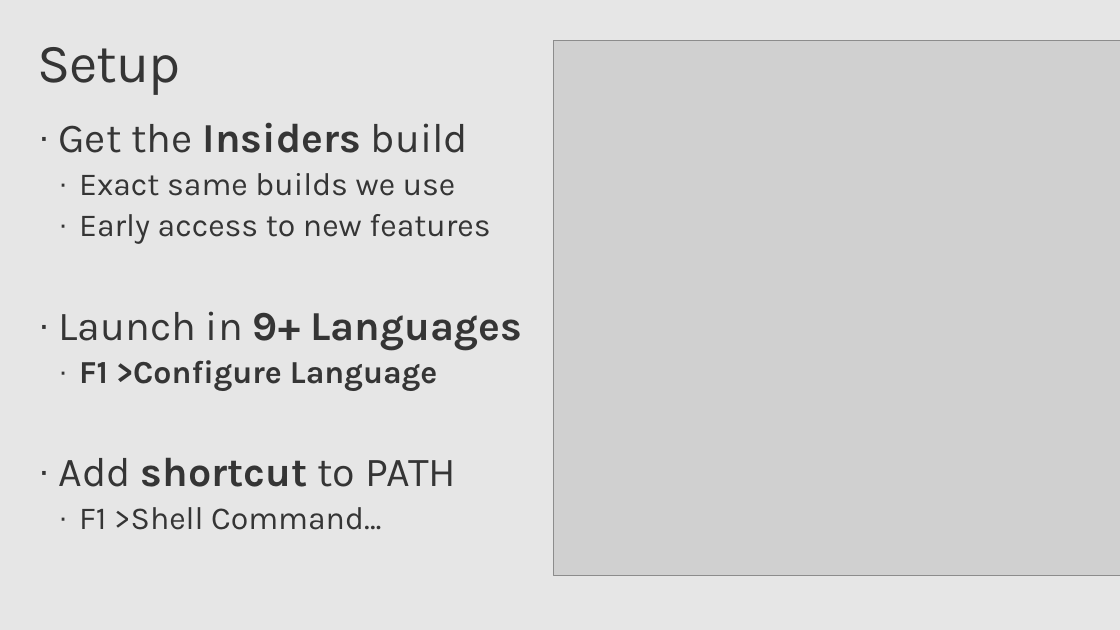
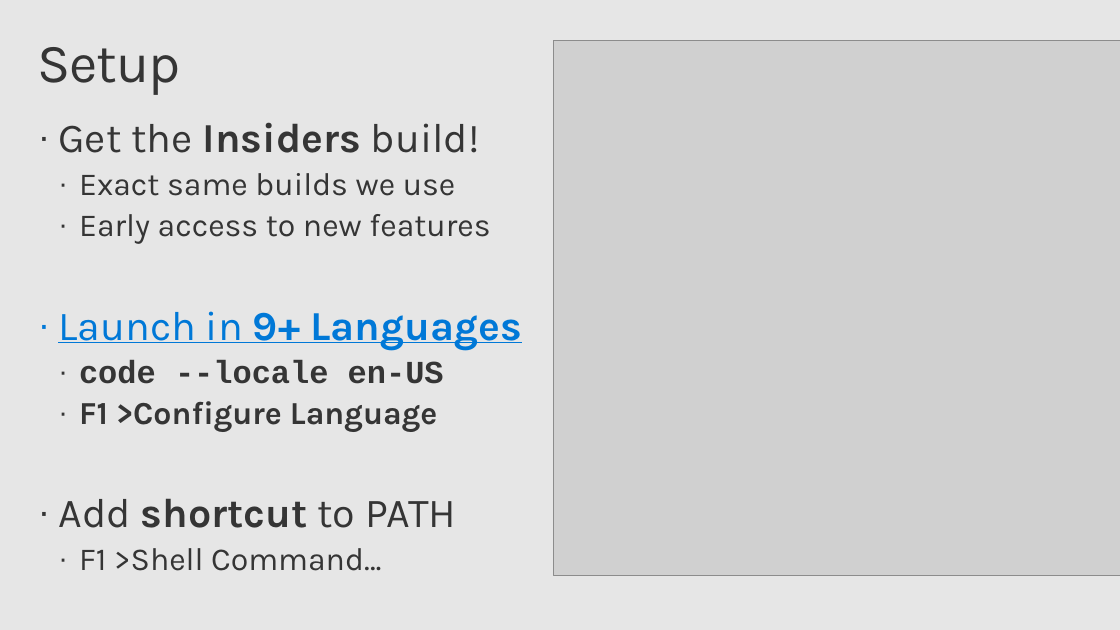
Before and after one commit to chrisdias/ignite2017, a slide deck: slide 4 of THR3028R.chrisdias.vscodetipstricks.pptx. Drawn at 1120x630 pixels with LibreOffice and Linux fonts; fonts in the diff are those of the drawing; grey boxes stand for pictures; background and template pictures are left out. Boxes give left, top, right and bottom in pixels: in the first picture for what was removed or moved away, otherwise in the second. Text is boxed around its words. In the diff, an @@ line names an element or a change of style, - is before the commit and + after.

```diff
--- a/THR3028R.chrisdias.vscodetipstricks.pptx
+++ b/THR3028R.chrisdias.vscodetipstricks.pptx
@@ text at [58,122,480,153]: text changed @@
-· Get the Insiders build
+· Get the Insiders build!
@@ text at [58,311,522,351]: text colour #353535 to #0078D7, underline on in "Launch in 9+ Languages" @@
@@ text at [79,360,444,384]: paragraph added @@
+  · code --locale en-US
```
Also in this commit, not shown: 9 other slides changed, 2 other files.
